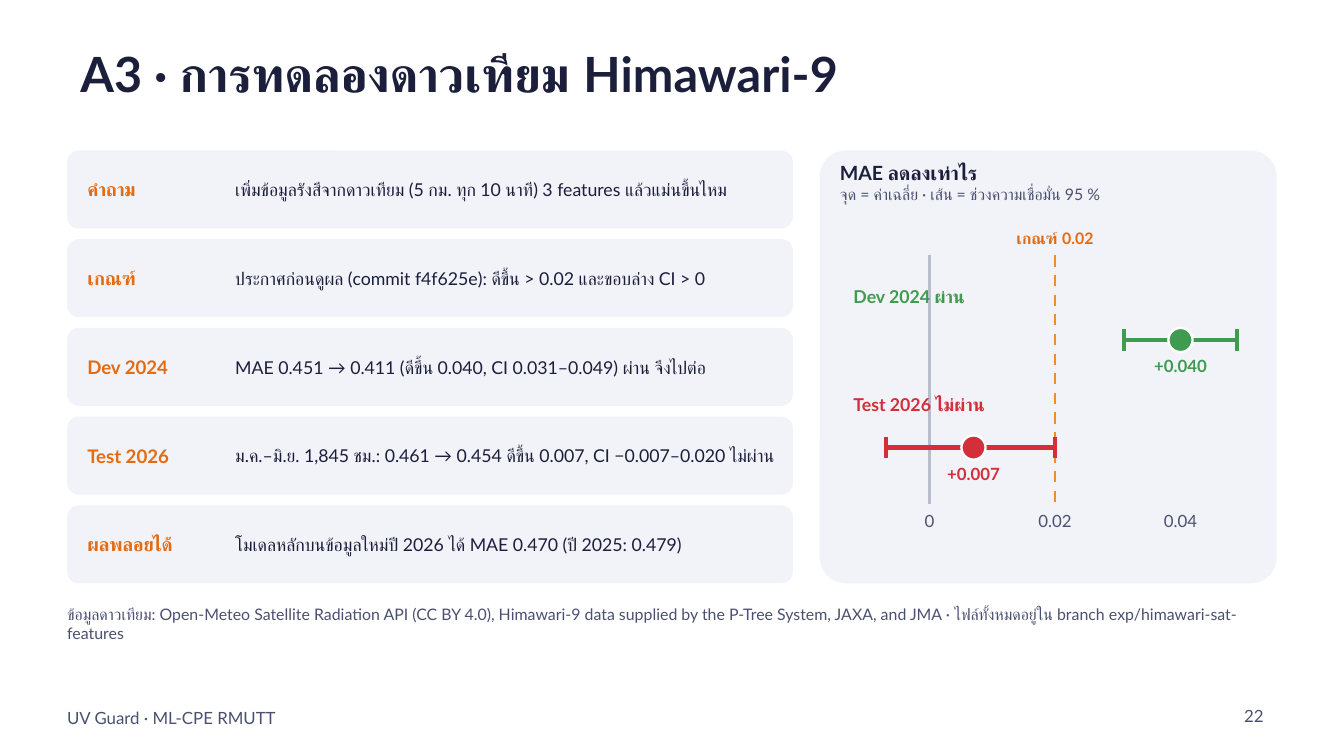
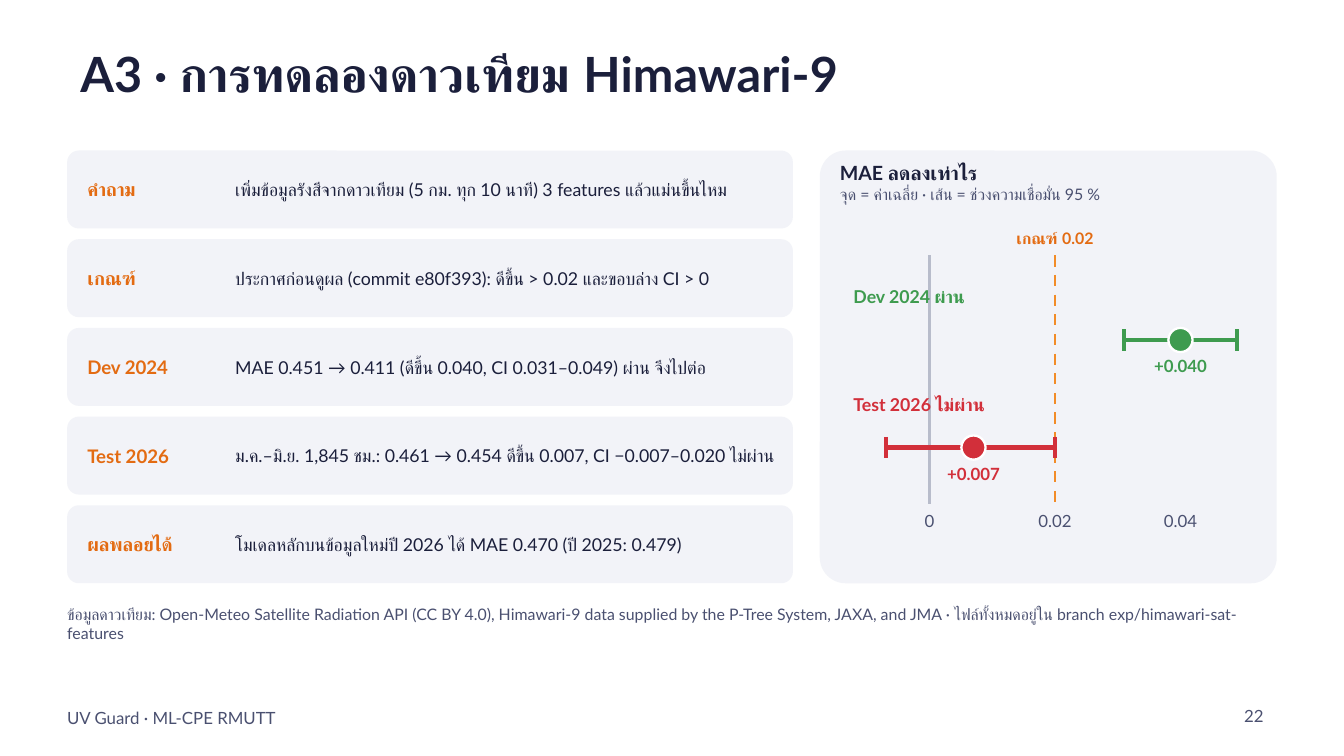
Before and after one commit to Folktom04/ML-CPE, a slide deck: slide 22 of Final-Project/docs/uv_guard_presentation_v3.pptx. Drawn at 1344x756 pixels with LibreOffice and Linux fonts; fonts in the diff are those of the drawing. Boxes give left, top, right and bottom in pixels: in the first picture for what was removed or moved away, otherwise in the second. Text is boxed around its words. In the diff, an @@ line names an element or a change of style, - is before the commit and + after.

```diff
--- a/Final-Project/docs/uv_guard_presentation_v3.pptx
+++ b/Final-Project/docs/uv_guard_presentation_v3.pptx
@@ text at (235,271,709,290): text changed @@
-ประกาศก่อนดูผล (commit f4f625e): ดีขึ้น > 0.02 และขอบล่าง CI > 0
+ประกาศก่อนดูผล (commit e80f393): ดีขึ้น > 0.02 และขอบล่าง CI > 0
```
Also in this commit, not shown: 34 other files.
